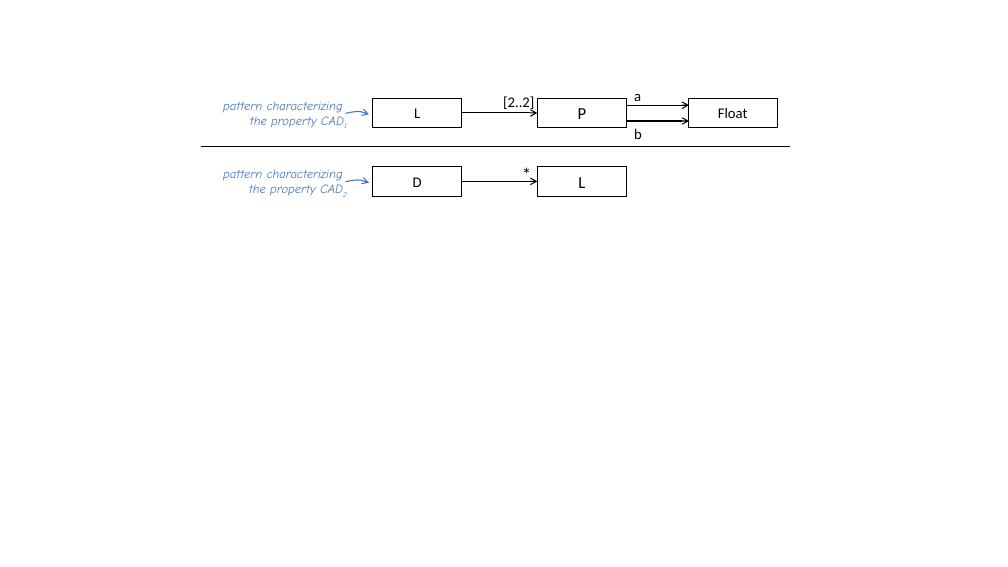
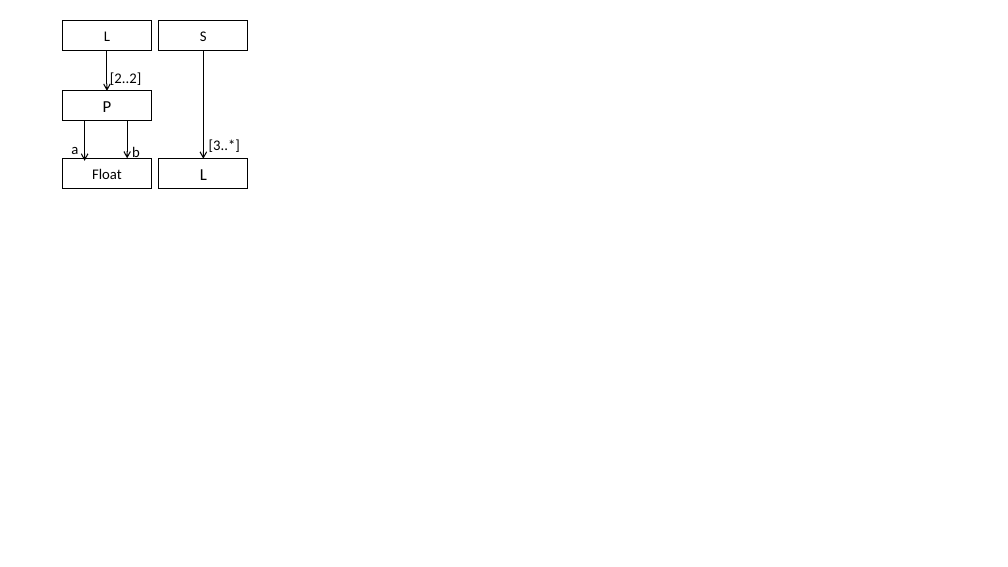
Before and after one commit to moussaamrani/MPMFormalisation, a slide deck: slide 3 of img/PCAD.pptx. Drawn at 1008x567 pixels with LibreOffice and Linux fonts; fonts in the diff are those of the drawing. Boxes give left, top, right and bottom in pixels: in the first picture for what was removed or moved away, otherwise in the second. Text is boxed around its words. In the diff, an @@ line names an element or a change of style, - is before the commit and + after.

```diff
--- a/img/PCAD.pptx
+++ b/img/PCAD.pptx
@@ rectangle "L": place and size @@
-rectangle "L" at (373,98,462,128)
+rectangle "L" at (62,21,151,51)
@@ rectangle added at (159,21,248,51), fill #FFFFFF, outline #000000 1 pt, 14 pt, text #000000 @@
+S
@@ arrow moved from (462, 113) - (538, 113) to (107, 51) - (107, 91) @@
@@ arrow moved from (462, 181) - (538, 181) to (203, 51) - (203, 159) @@
@@ text "[2..2]": place and size @@
-text "[2..2]" at (503,96,534,112)
+text "[2..2]" at (110,72,141,85)
@@ rectangle removed at (188,83,808,211) @@
@@ rectangle "P": place and size @@
-rectangle "P" at (538,98,627,128)
+rectangle "P" at (62,91,151,120)
@@ text removed at (223,101,343,128) @@
-pattern characterizing
-the property CAD1
@@ freeform shape removed at (346,112,369,115) @@
@@ text "a": place and size @@
-text "a" at (634,94,641,106)
+text "a" at (71,147,78,159)
@@ arrow moved from (627, 105) - (689, 105) to (85, 121) - (85, 161) @@
@@ text "b": place and size @@
-text "b" at (634,128,642,139)
+text "b" at (132,146,140,159)
@@ arrow moved from (627, 121) - (689, 121) to (127, 121) - (127, 158) @@
@@ line removed from (200, 146) to (790, 146) @@
@@ text added at (209,139,240,152), 14 pt, text #000000 @@
+[3..*]
@@ rectangle "Float": place and size @@
-rectangle "Float" at (688,98,777,128)
+rectangle "Float" at (62,159,151,188)
@@ rectangle "L": place and size @@
-rectangle "L" at (538,166,627,196)
+rectangle "L" at (159,159,248,188)
@@ text removed at (223,169,343,196) @@
-pattern characterizing
-the property CAD2
@@ rectangle removed at (373,166,462,196) @@
-D
@@ text removed at (515,159,540,189) @@
-*
@@ freeform shape removed at (346,180,369,183) @@
```
Also in this commit, not shown: 2 other slides changed, 15 other files.
